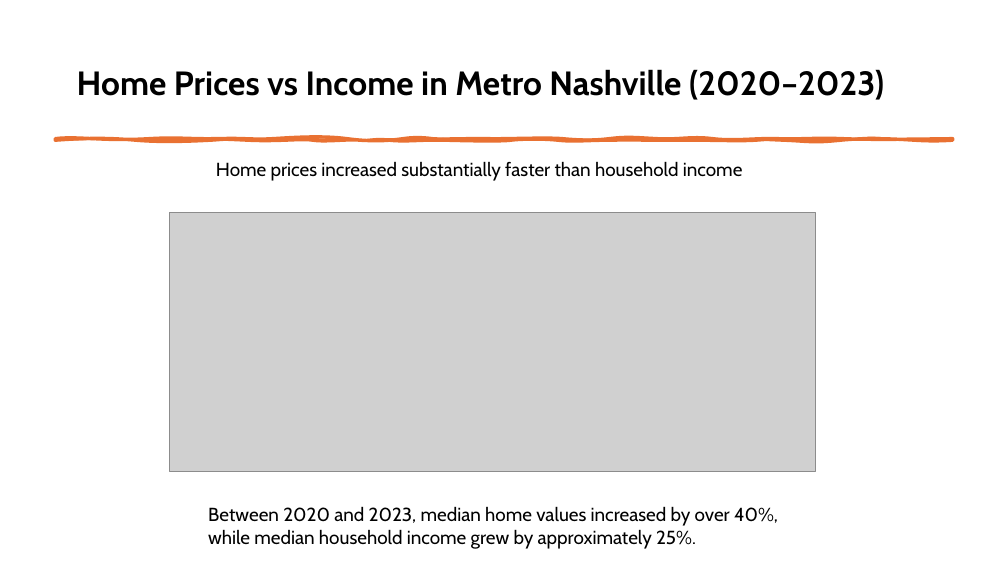
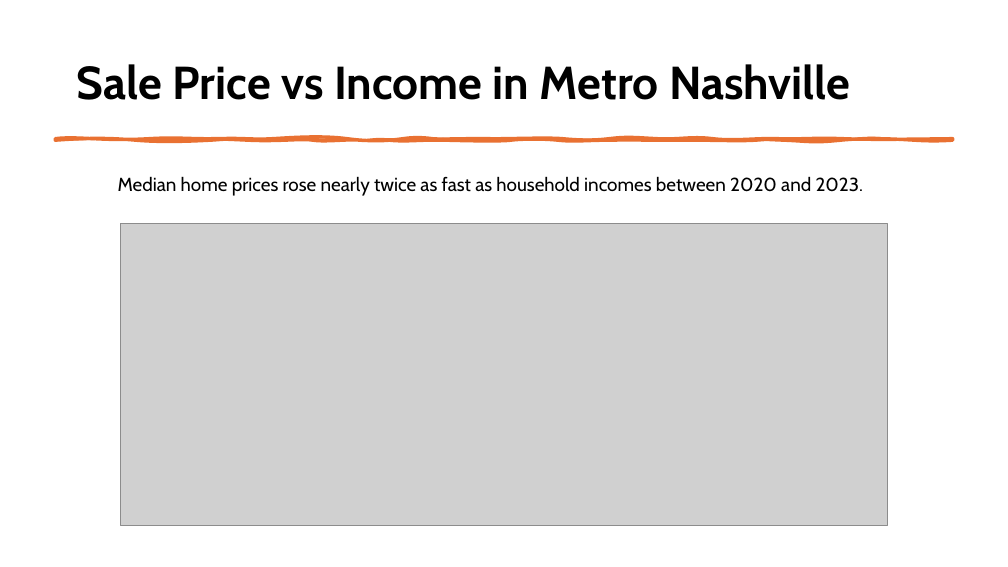
Before and after one commit to lukemgaff/Metro-Nashville-Housing-Affordability-2020-2023, a slide deck: slide 6 of Capstone(Nashville Housing).pptx. Drawn at 1008x567 pixels with LibreOffice and Linux fonts; fonts in the diff are those of the drawing; grey boxes stand for pictures. Boxes give left, top, right and bottom in pixels: in the first picture for what was removed or moved away, otherwise in the second. Text is boxed around its words. In the diff, an @@ line names an element or a change of style, - is before the commit and + after.

```diff
--- a/Capstone(Nashville Housing).pptx
+++ b/Capstone(Nashville Housing).pptx
@@ title at <box>77,64,850,100</box>: text changed; size 32 to 44 pt @@
-Home Prices vs Income in Metro Nashville (2020–2023)
+Sale Price vs Income in Metro Nashville
@@ text added at <box>118,176,863,196</box>, 18 pt, text #000000 @@
+Median home prices rose nearly twice as fast as household incomes between 2020 and 2023.
@@ text removed at <box>216,161,743,181</box> @@
-Home prices increased substantially faster than household income
@@ picture: place and size @@
-picture at <box>169,212,815,471</box>
+picture at <box>120,224,887,526</box>
@@ text removed at <box>208,506,778,549</box> @@
-Between 2020 and 2023, median home values increased by over 40%, while median household income grew by approximately 25%.
```
Also in this commit, not shown: 10 other slides changed, 3 slides added, 2 slides removed, 12 other files.
